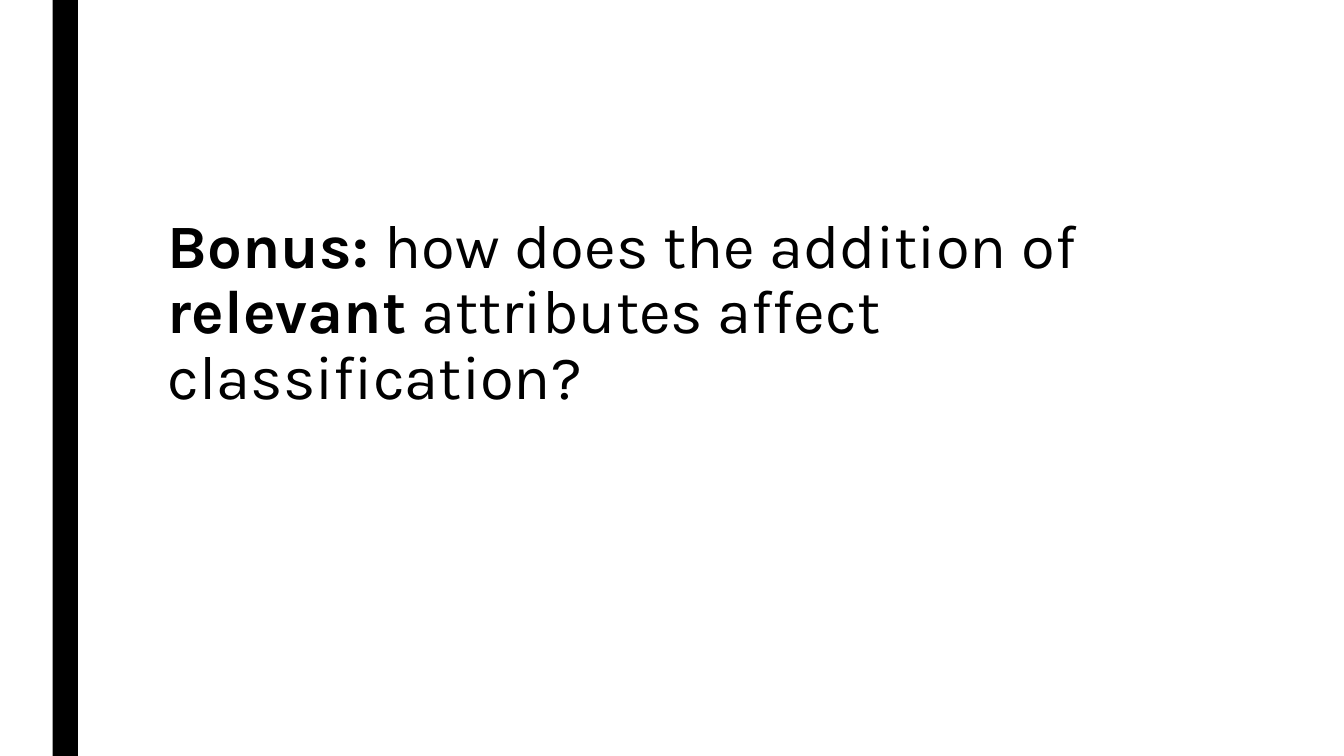
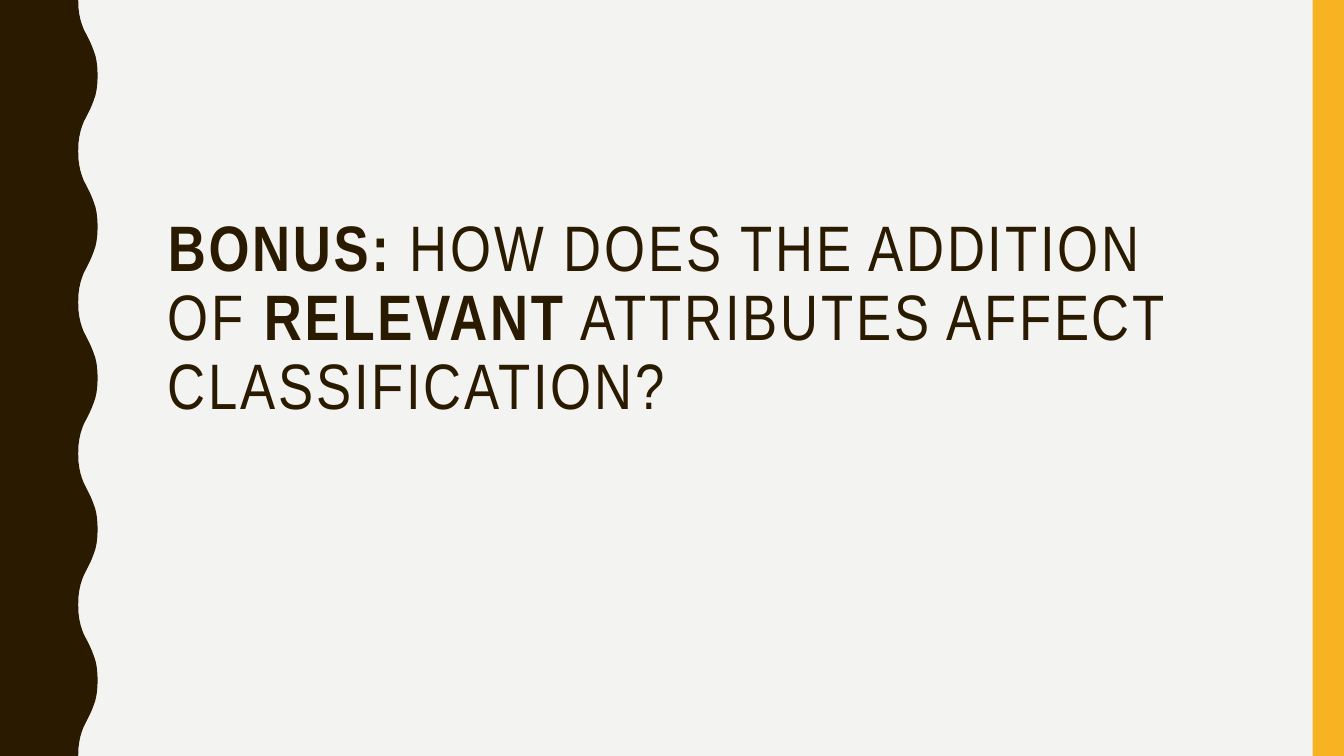
Before and after one commit to gururaj-shriram/ece548-machine-learning, a slide deck: slide 24 of proj1/presentation/pres.pptx. Drawn at 1344x756 pixels with LibreOffice and Linux fonts; fonts in the diff are those of the drawing. Boxes give left, top, right and bottom in pixels: in the first picture for what was removed or moved away, otherwise in the second. Text is boxed around its words. In the diff, an @@ line names an element or a change of style, - is before the commit and + after.

Commit message:
Updated presentation
Changed theme to make graphs more visible; rearranged text/graphs to reflect changes

```diff
--- a/proj1/presentation/pres.pptx
+++ b/proj1/presentation/pres.pptx
@@ background #FFFFFF to #F3F3F2 @@
@@ freeform shape added at [0, 0, 98, 756], fill #2A1A00 @@
@@ rectangle removed at [52, 0, 78, 756] @@
@@ rectangle added at [1313, 0, 1344, 756], fill #F8B323 @@
@@ title at [168, 226, 1164, 341]: text changed; size 44 to 45.9 pt; font Karla to Arial Narrow; text colour #000000 to #2A1A00 @@
-Bonus: how does the addition of relevant attributes affect classification?
+BONUS: HOW DOES THE ADDITION OF RELEVANT ATTRIBUTES AFFECT CLASSIFICATION?
```
Also in this commit, not shown: 30 other slides changed.
